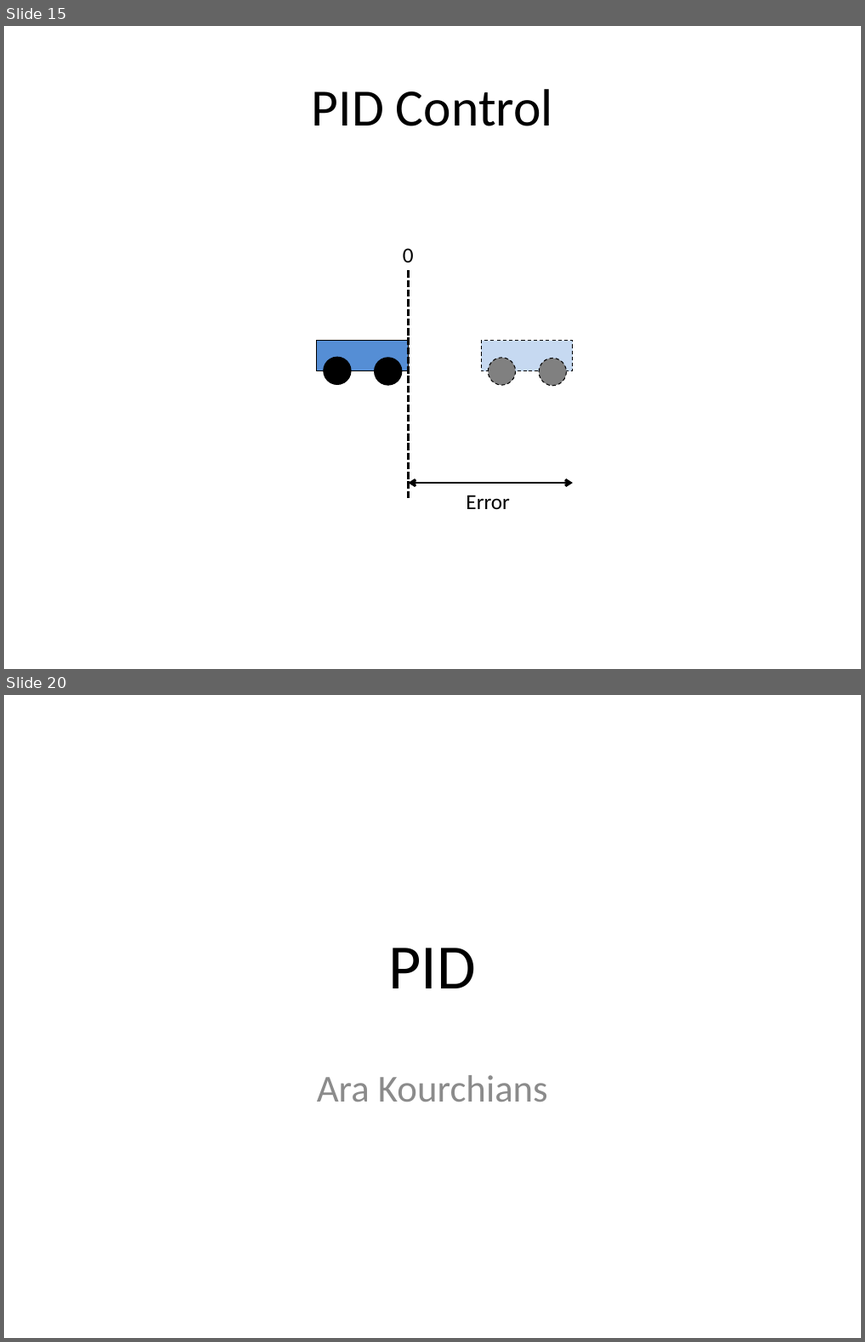
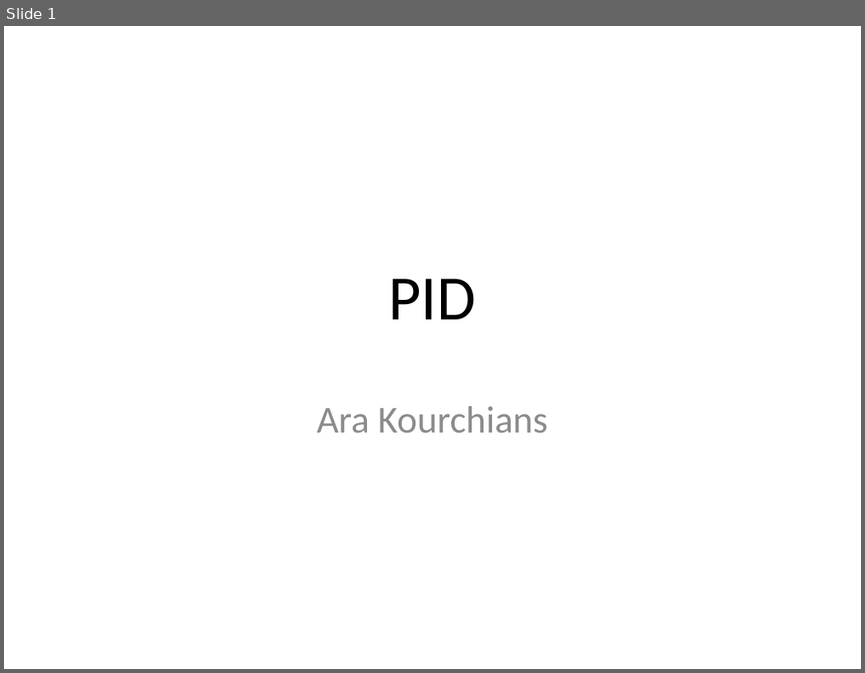
Before and after one commit to arkorobotics/PID, a slide deck: Documents/PID.pptx. Shown one above the other, each under a label of ours: slides 15 and 20 before the commit, slide 1 after it; the slides between them are not shown. The pictures are 865x1342 and 865x673 pixels, drawn with LibreOffice and Linux fonts; fonts in the diff are those of the drawing. Boxes give left, top, right and bottom in pixels: in the first picture for what was removed or moved away, otherwise in the second. Text is boxed around its words. In the diff, an @@ line names an element or a change of style, - is before the commit and + after.

```diff
--- a/Documents/PID.pptx
+++ b/Documents/PID.pptx
@@ slide 15 removed at (4,26,861,669), background #FFFFFF @@
@@ title removed at (312,89,553,126) @@
-PID Control
@@ text removed at (403,248,414,262) @@
-0
@@ line removed from (409, 270) to (409, 498) @@
@@ rectangle removed at (317,340,409,370) @@
@@ ellipse removed at (324,357,351,384) @@
@@ rectangle removed at (481,340,573,371) @@
@@ ellipse removed at (374,358,402,385) @@
@@ ellipse removed at (488,358,516,385) @@
@@ ellipse removed at (539,358,566,385) @@
@@ double arrow removed from (573, 482) to (409, 482) @@
@@ text removed at (466,494,509,509) @@
-Error
@@ what was slide 20 is now slide 1 @@
```
Also in this commit, not shown: 18 other slides removed.
